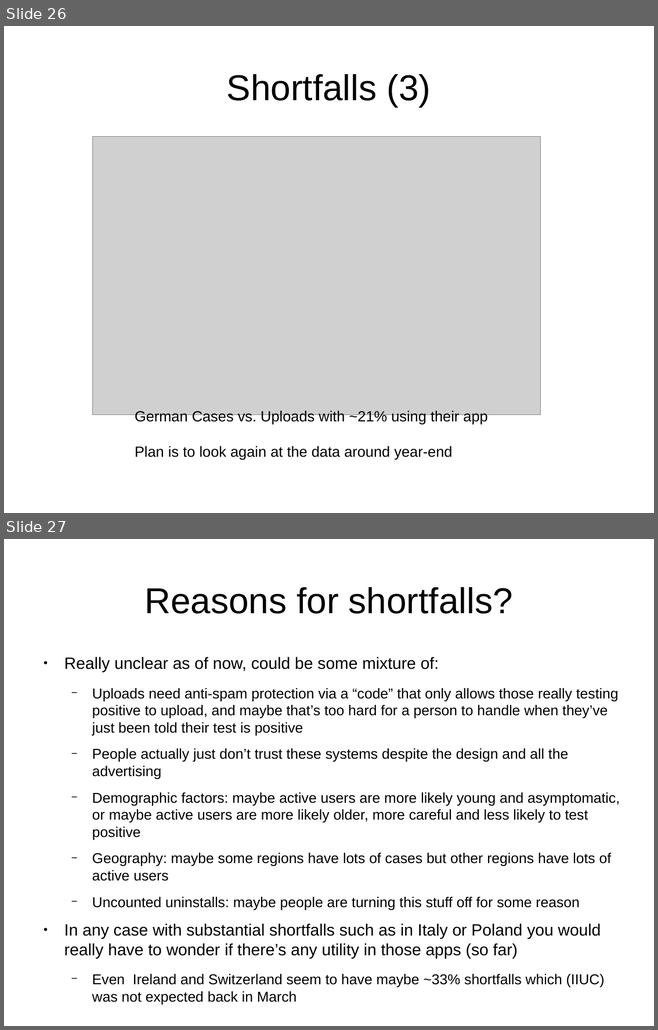
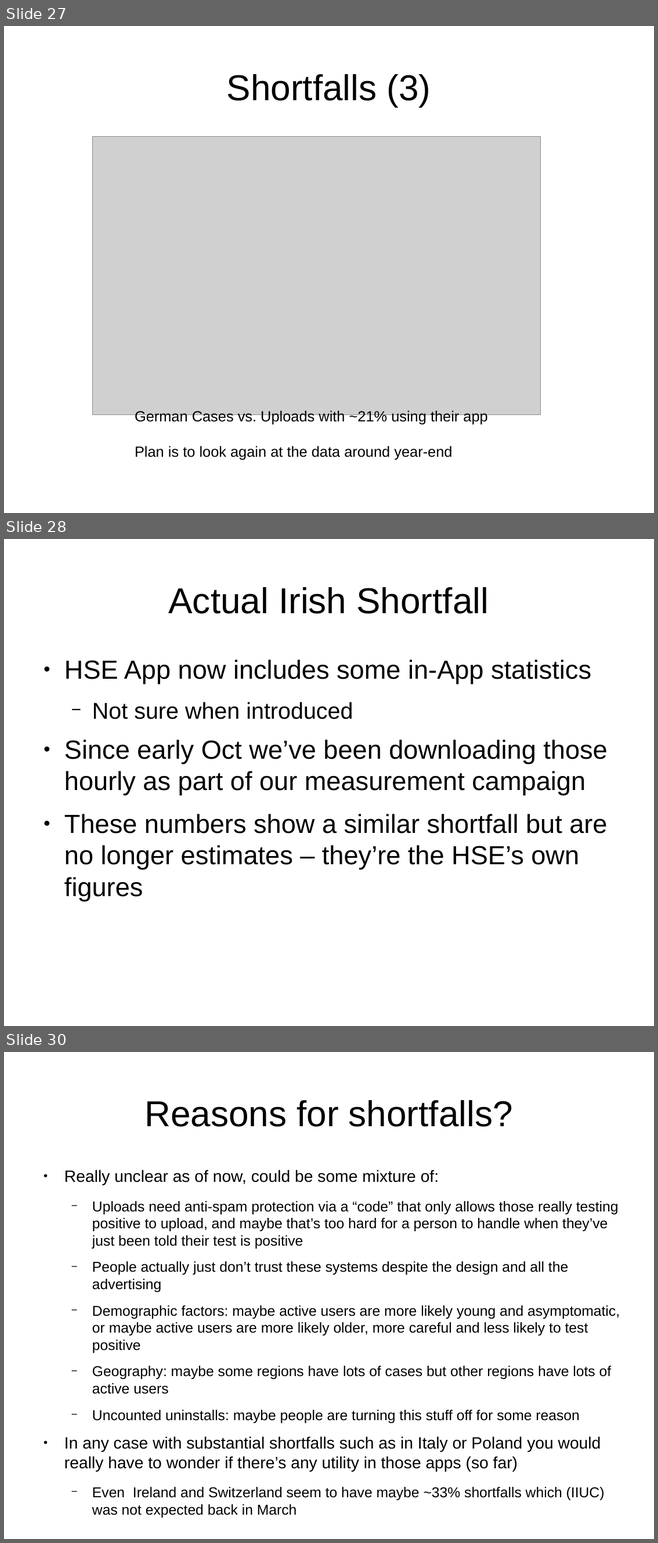
Before and after one commit to sftcd/witidtm, a slide deck: lectures/2020-2021/900-covid.odp. Shown one above the other, each under a label of ours: slides 26 and 27 before the commit, slides 27, 28 and 30 after it; the slides between them are not shown. The pictures are 658x1030 and 658x1543 pixels, drawn with LibreOffice and Linux fonts; fonts in the diff are those of the drawing; grey boxes stand for pictures; background and template pictures are left out. Boxes give left, top, right and bottom in pixels: in the first picture for what was removed or moved away, otherwise in the second. Text is boxed around its words. In the diff, an @@ line names an element or a change of style, - is before the commit and + after.

```diff
--- a/lectures/2020-2021/900-covid.odp
+++ b/lectures/2020-2021/900-covid.odp
@@ slide 28 added at (x1=4, y1=539, x2=654, y2=1026), background #FFFFFF @@
@@ title added at (x1=169, y1=587, x2=489, y2=614), 44 pt, text #000000 @@
+Actual Irish Shortfall
@@ text added at (x1=64, y1=660, x2=607, y2=901), 32 pt, text #000000 @@
+● HSE App now includes some in-App statistics
+  − Not sure when introduced
+● Since early Oct we’ve been downloading those hourly as part of our measurement campaign
+● These numbers show a similar shortfall but are no longer estimates – they’re the HSE’s own figures
@@ what was slide 26 is now slide 27 @@
@@ what was slide 27 is now slide 30 @@
```
Also in this commit, not shown: 3 slides changed, 2 other slides added, 2 other files.
